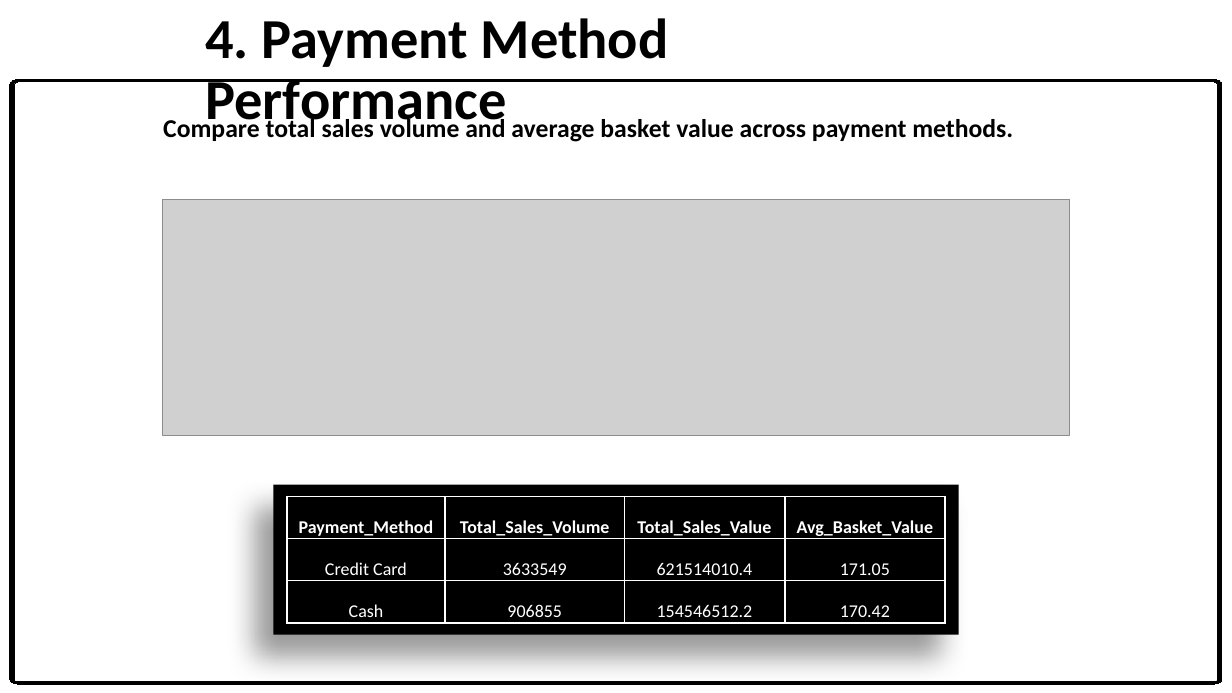
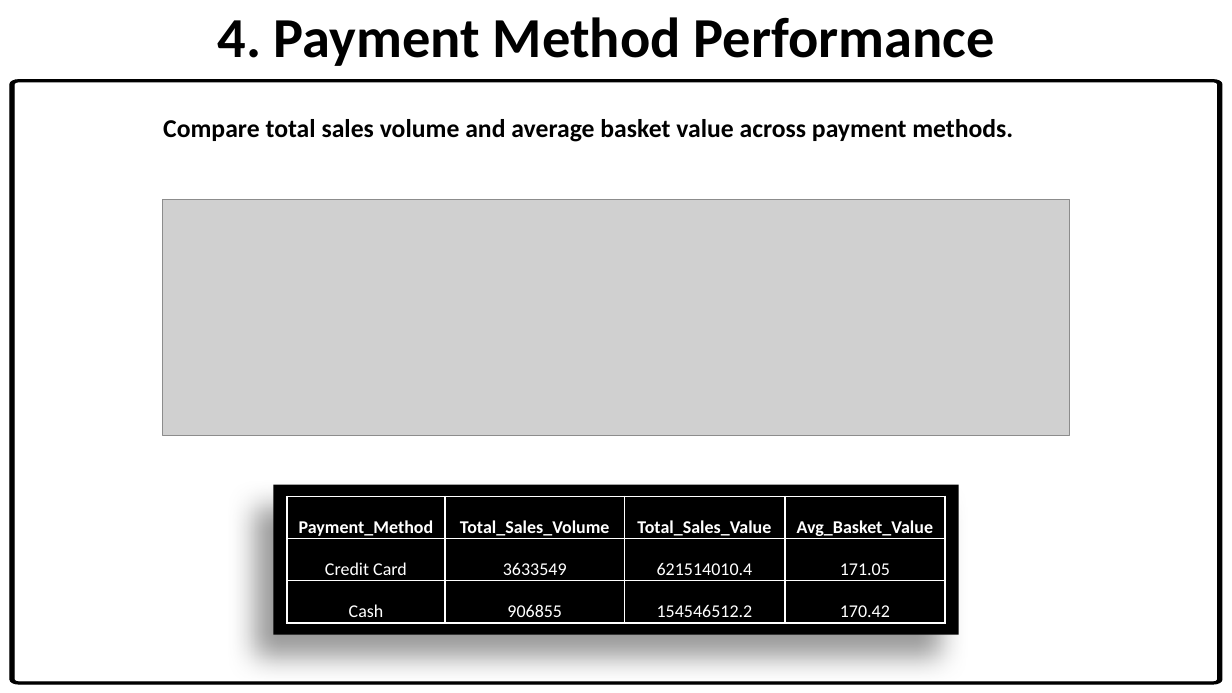
Before and after one commit to parvej1-7alam/WsCube-DAMP-ML-Capstone, a slide deck: slide 12 of Presentation/Capstone_PPT.pptx. Drawn at 1232x693 pixels with LibreOffice and Linux fonts; fonts in the diff are those of the drawing; grey boxes stand for pictures. Boxes give left, top, right and bottom in pixels: in the first picture for what was removed or moved away, otherwise in the second. Text is boxed around its words. In the diff, an @@ line names an element or a change of style, - is before the commit and + after.

```diff
--- a/Presentation/Capstone_PPT.pptx
+++ b/Presentation/Capstone_PPT.pptx
@@ text "4. Payment Method Performance" rewrapped from (205,18,669,133) to (218,17,995,66) @@
```
Also in this commit, not shown: 34 other slides changed.
